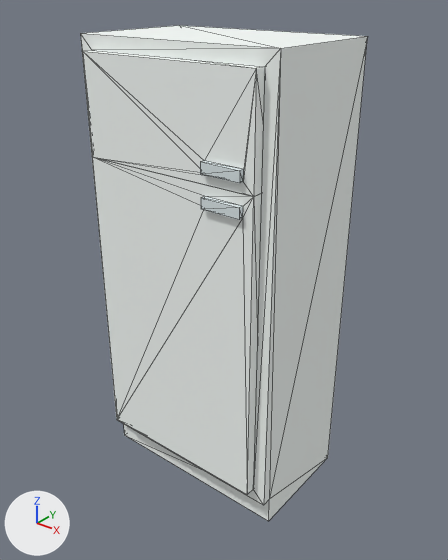
The glTF model assets/props/furniture/kitchenFridge.glb as it was, and as the next commit left it.
Before and after are seen from a camera (50 mm lens) standing at (0.945, -0.751, 1.007) and looking at (0.23, 0.143, 0.453). Arrows for +X, +Y and +Z are at lower left; the lights stay in place. The first picture is the older version. Mesh edges are drawn as thin lines. Vertices at exactly the same position are counted once.

Names of what the first picture shows: 'doorFreezer', 'doorFridge', 'kitchenFridge(Clone)'.
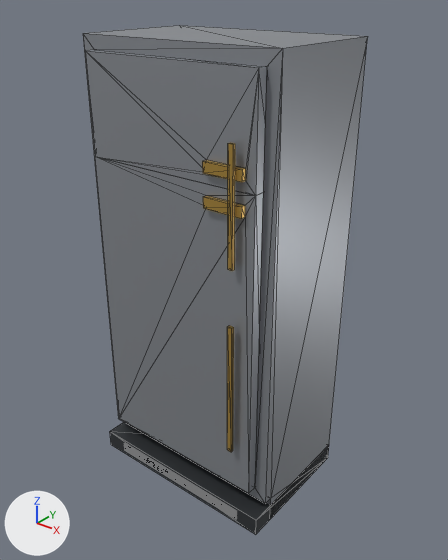
Location of each change, (x1, y1, x2, y2) in pixels of the pictures (448 x 560 px):
'kitchenFridge(Clone)', reshaped, moved, rescaled: before (80, 25, 368, 521); after (83, 25, 368, 534)
'doorFridge', reshaped, moved, rescaled: before (93, 158, 261, 494); after (95, 157, 263, 493)
'doorFreezer', recoloured, moved, rescaled: before (83, 50, 265, 197); after (86, 50, 267, 196)
part 1 of me_mesh_kitchenfridge, added: after (125, 450, 236, 519)
part 2 of me_mesh_kitchenfridge, added: after (125, 448, 236, 517)
part 3 of me_mesh_kitchenfridge, added: after (124, 445, 236, 514)
part 4 of me_mesh_kitchenfridge, added: after (124, 443, 236, 512)
part 5 of me_mesh_kitchenfridge, added (orange): after (228, 143, 235, 271)
part 6 of me_mesh_kitchenfridge, added (orange): after (227, 325, 234, 452)
part 7 of me_mesh_kitchenfridge, added: after (110, 422, 329, 534)
part 8 of me_mesh_kitchenfridge, recoloured (white to grey): (83, 25, 368, 519) in both
part 9 of me_mesh_doorfreezer, recoloured: (86, 50, 265, 196) in both
part 10 of me_mesh_doorfreezer, recoloured: (202, 161, 244, 182) in both
part 11 of me_mesh_doorfridge, recoloured: (95, 158, 261, 493) in both
part 12 of me_mesh_doorfridge, recoloured: (203, 196, 243, 219) in both

The change, as a list of edits to the scene's bpy script:
```text
Add mat_steel_006:
    mat_steel_006 = principled_material('steel.006')
    mat_steel_006.base_color = (0.32, 0.34, 0.37)  # grey #999ea4
    mat_steel_006.metallic = 0.5
    mat_steel_006.roughness = 0.4
Change me_mesh_kitchenfridge:
    remove me_mesh_kitchenfridge.from_pydata(...)  # 32 vertices, 66 faces; spans x 0.0..0.43, y 0.02..0.282, z 0.0..0.92
    remove me_mesh_kitchenfridge.materials.append(mat_metaldark)  # grey #96a7a7
    add me_mesh_kitchenfridge.from_pydata(...)  # 86 vertices, 150 faces; spans x 0.0..0.43, y -0.016..0.282, z 0.0..0.92
    me_mesh_kitchenfridge part 1: a new loose piece, a box spanning x 0.05..0.38, y -0.011..-0.008, z 0.01..0.013, in mat_gunmetal_006 (dark grey #595d63)
    me_mesh_kitchenfridge part 2: a new loose piece, a box spanning x 0.05..0.38, y -0.011..-0.008, z 0.016..0.019, in mat_gunmetal_006 (dark grey #595d63)
    me_mesh_kitchenfridge part 3: a new loose piece, a box spanning x 0.05..0.38, y -0.011..-0.008, z 0.022..0.025, in mat_gunmetal_006 (dark grey #595d63)
    me_mesh_kitchenfridge part 4: a new loose piece, a box spanning x 0.05..0.38, y -0.011..-0.008, z 0.028..0.031, in mat_gunmetal_006 (dark grey #595d63)
    me_mesh_kitchenfridge part 5: a new loose piece, a box spanning x 0.36..0.37, y -0.016..-0.01, z 0.5704..0.782, in mat_brass_006 (orange #c49e4b)
    me_mesh_kitchenfridge part 6: a new loose piece, a box spanning x 0.36..0.37, y -0.016..-0.01, z 0.184..0.46, in mat_brass_006 (orange #c49e4b)
    me_mesh_kitchenfridge part 7: 6 vertices added at x 0.0..0.43, y -0.01..0.282, z 0.0..0.04
    me_mesh_kitchenfridge part 8: 64 faces spanning x 0.0..0.43, y 0.02..0.282, z 0.0..0.92 switch from mat_metallight (white #f8fdfa) to mat_steel_006 (grey #999ea4)
    add me_mesh_kitchenfridge.materials.append(mat_gunmetaldark_006)  # dark grey #383c3f
    add me_mesh_kitchenfridge.materials.append(mat_gunmetal_006)  # dark grey #595d63
    add me_mesh_kitchenfridge.materials.append(mat_brass_006)  # orange #c49e4b
Change me_mesh_doorfreezer:
    where me_mesh_doorfreezer.from_pydata(...)  # 24 vertices, 44 faces; spans x 0.0..0.376, y -0.035..0.045, z 0.0..0.19
    used by ob_doorfreezer; parent = ob_kitchenfridge_clone; location = (0.0268, 0.025, 0.703)
    me_mesh_doorfreezer part 9: all 34 faces that had it switch from mat_metallight (white #f8fdfa) to mat_steel_006 (grey #999ea4)
    me_mesh_doorfreezer part 10: all 10 faces that had it switch from mat_metal (white #dfeaec) to mat_brass_006 (orange #c49e4b)
Change me_mesh_doorfridge:
    used by ob_doorfridge; parent = ob_kitchenfridge_clone; location = (0.0268, 0.025, 0.0868)
    remove me_mesh_doorfridge.from_pydata(...)  # 54 vertices, 110 faces; spans x 0.0..0.376, y -0.035..0.065, z 0.0..0.617
    add me_mesh_doorfridge.from_pydata(...)  # 103 vertices, 198 faces; spans x 0.0..0.376, y -0.035..0.065, z 0.0..0.617
    me_mesh_doorfridge part 11: 51 faces spanning x 0.0..0.376, y -0.025..0.025, z 0.0..0.617 switch from mat_metallight (white #f8fdfa) to mat_steel_006 (grey #999ea4)
    me_mesh_doorfridge part 12: 10 faces spanning x 0.276..0.356, y -0.035..-0.025, z 0.577..0.597 switch from mat_metal (white #dfeaec) to mat_brass_006 (orange #c49e4b)
    edits to the shape of me_mesh_doorfridge do not show in these pictures
Change ob_kitchenfridge_clone:
    ob_kitchenfridge_clone.location: (0.0, 0.0, 0.0) -> (0.0, 0.006, 0.0)
    ob_kitchenfridge_clone.scale: (1.0, 1.0, 1.0) -> (1.0, 0.98, 1.0)
```
